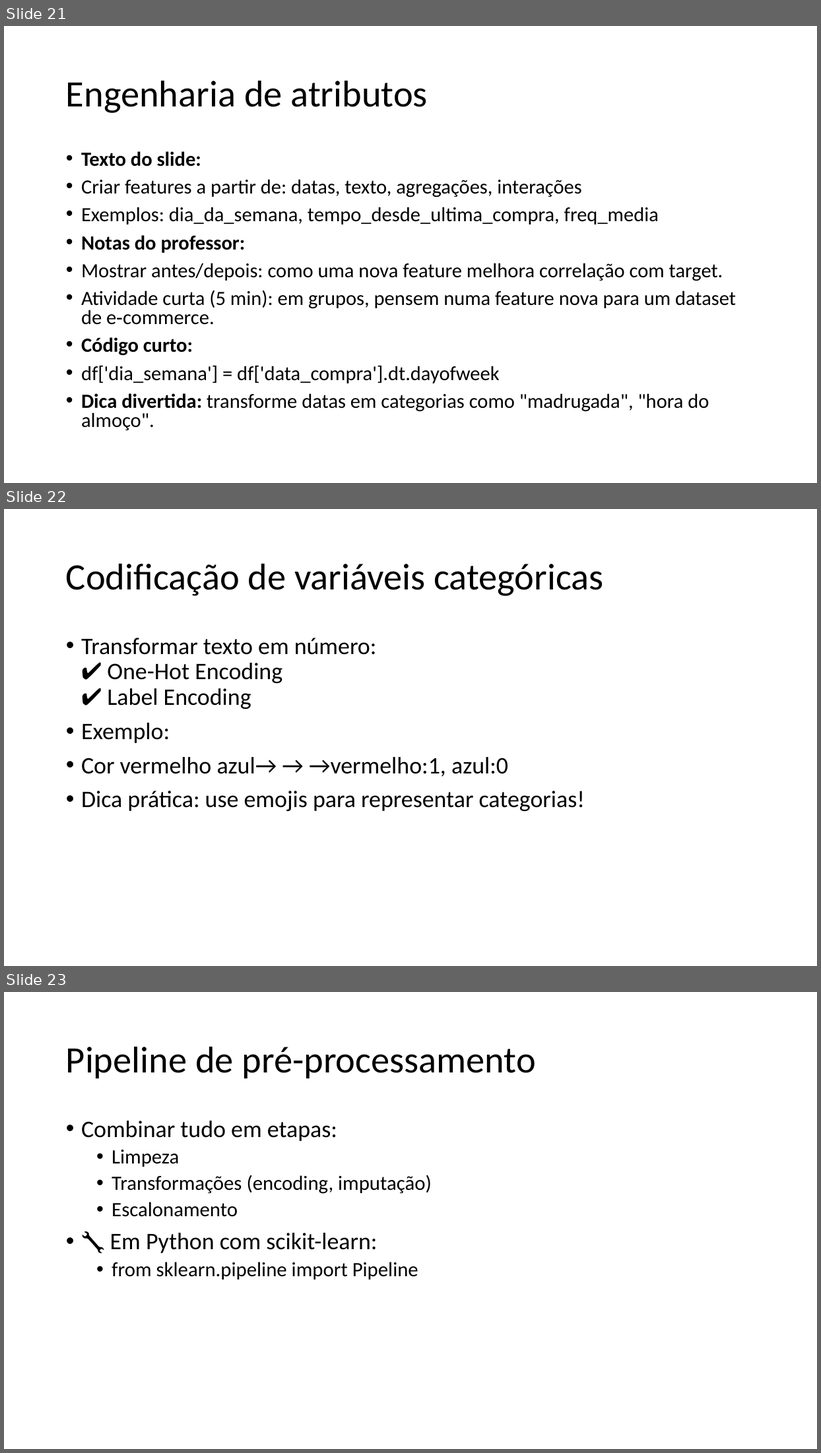
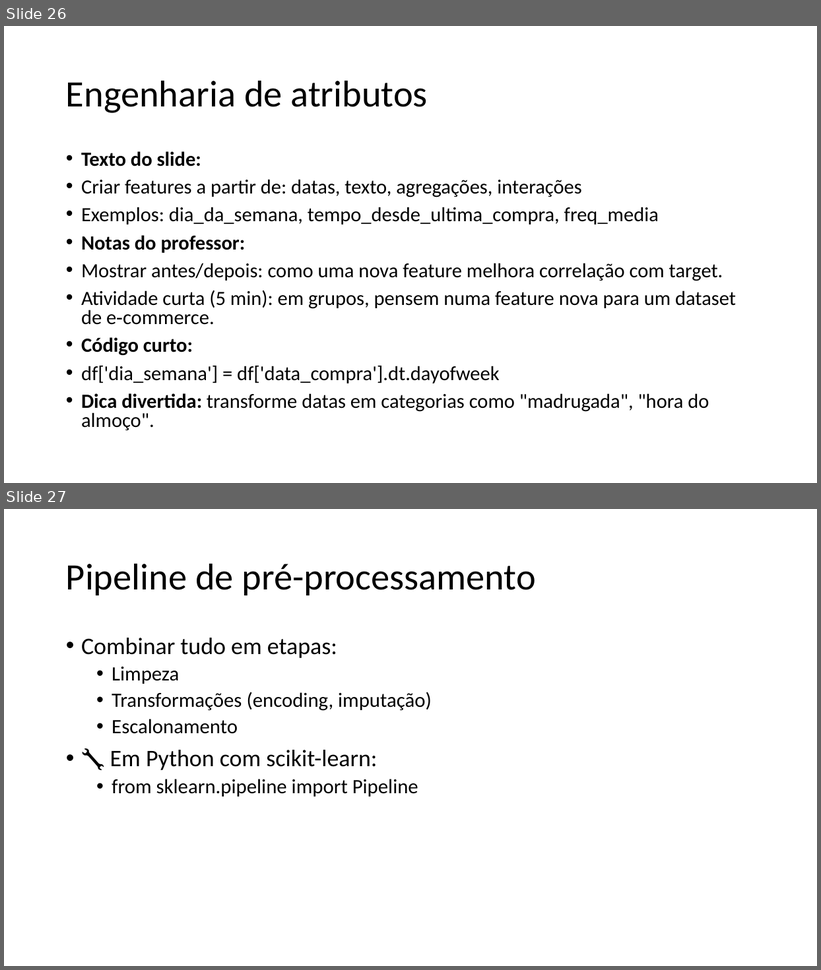
Before and after one commit to zz4fap/c24_inteligencia_artificial, a slide deck: slides/C24_Transformações.pptx. Shown one above the other, each under a label of ours: slides 21, 22 and 23 before the commit, slides 26 and 27 after it. The pictures are 821x1453 and 821x970 pixels, drawn with LibreOffice and Linux fonts; fonts in the diff are those of the drawing. Boxes give left, top, right and bottom in pixels: in the first picture for what was removed or moved away, otherwise in the second. Text is boxed around its words. In the diff, an @@ line names an element or a change of style, - is before the commit and + after.

```diff
--- a/slides/C24_Transformações.pptx
+++ b/slides/C24_Transformações.pptx
@@ slide 22 removed at (x1=4, y1=509, x2=817, y2=966), background #FFFFFF @@
@@ title removed at (x1=66, y1=563, x2=603, y2=596) @@
-Codificação de variáveis categóricas
@@ text removed at (x1=81, y1=638, x2=585, y2=811) @@
-• Transformar texto em número:
-  ✔ One-Hot Encoding
-  ✔ Label Encoding
-• Exemplo:
-• Cor vermelho azul→ → →vermelho:1, azul:0
-• Dica prática: use emojis para representar categorias!
@@ what was slide 21 is now slide 26 @@
@@ what was slide 23 is now slide 27 @@
```
Also in this commit, not shown: 2 slides changed, 6 slides added, 1 other slide removed.
